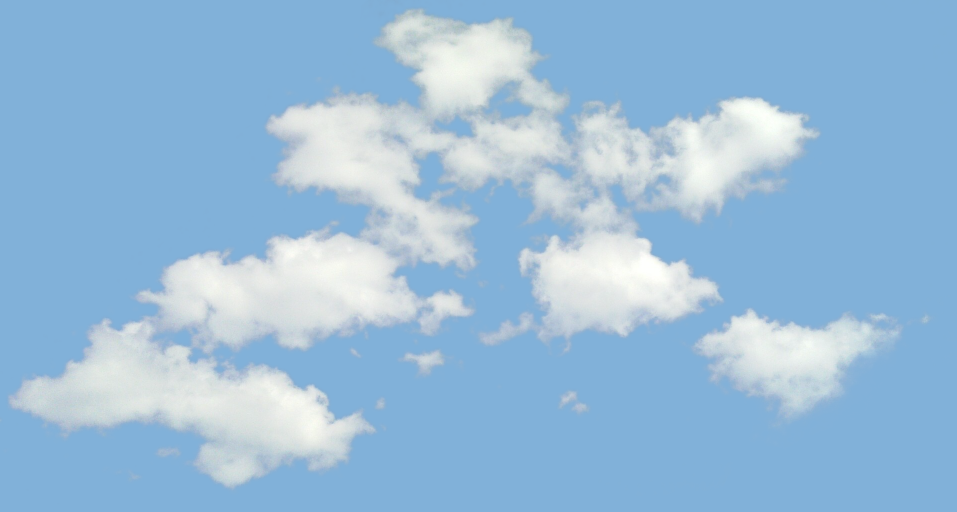
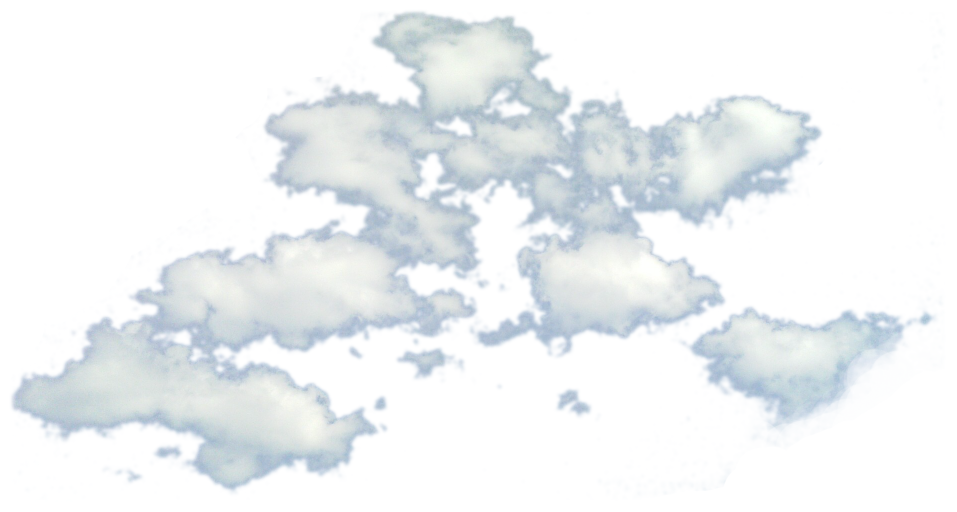
Two versions of the same layered image (957px x 512px). Layer-by-layer changes:
painted on "Cloud" over (0, 0, 957, 512)
hid "Background" over (0, 0, 957, 512)